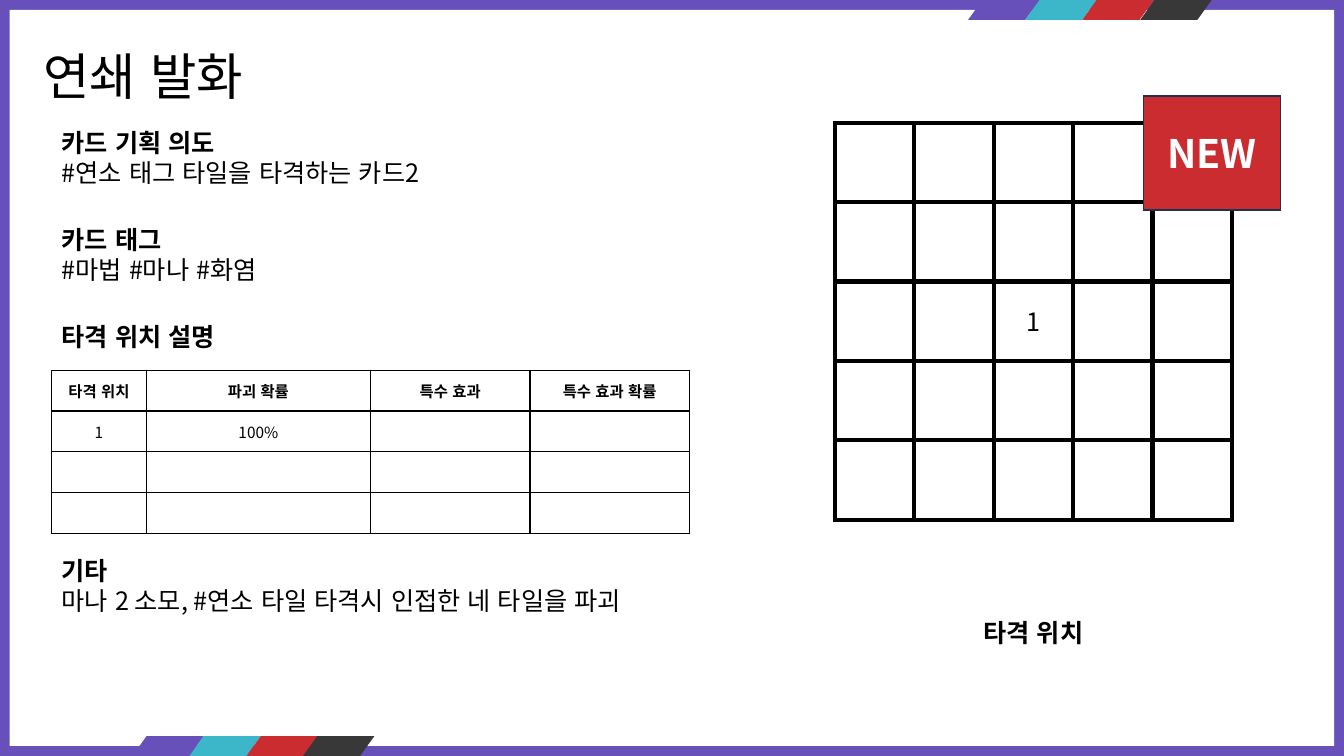
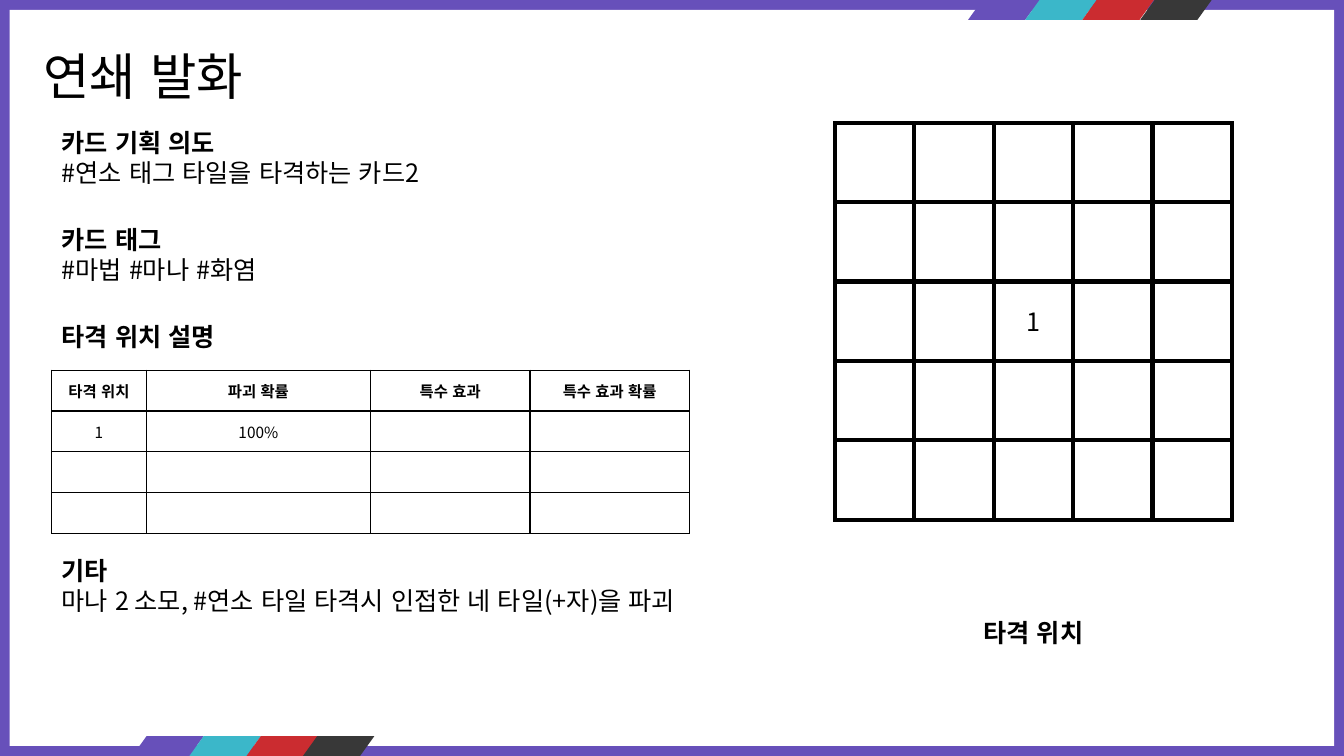
Before and after one commit to kauthor/FluffyDisdog, a slide deck: slide 38 of Plan/기획서/마법사.pptx. Drawn at 1344x756 pixels with LibreOffice and Linux fonts; fonts in the diff are those of the drawing. Boxes give left, top, right and bottom in pixels: in the first picture for what was removed or moved away, otherwise in the second. Text is boxed around its words. In the diff, an @@ line names an element or a change of style, - is before the commit and + after.

```diff
--- a/Plan/기획서/마법사.pptx
+++ b/Plan/기획서/마법사.pptx
@@ rectangle removed at [1144,96,1280,210] @@
-NEW
@@ rectangle added at [1152,123,1232,203], fill #FFFFFF, outline #000000 3 pt @@
@@ text at [62,589,675,615]: text changed @@
-마나 2 소모, #연소 타일 타격시 인접한 네 타일을 파괴
+마나 2 소모, #연소 타일 타격시 인접한 네 타일(+자)을 파괴
```
Also in this commit, not shown: 36 other slides changed.
